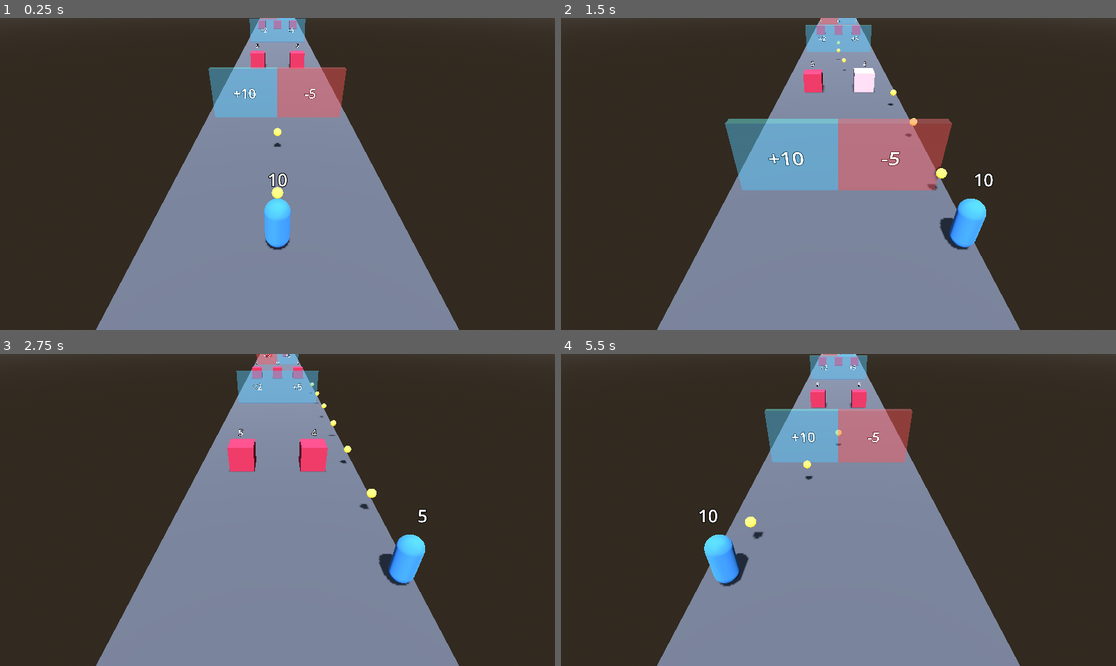
Above: before the commit, frames 1-4 (two rows, left to right).
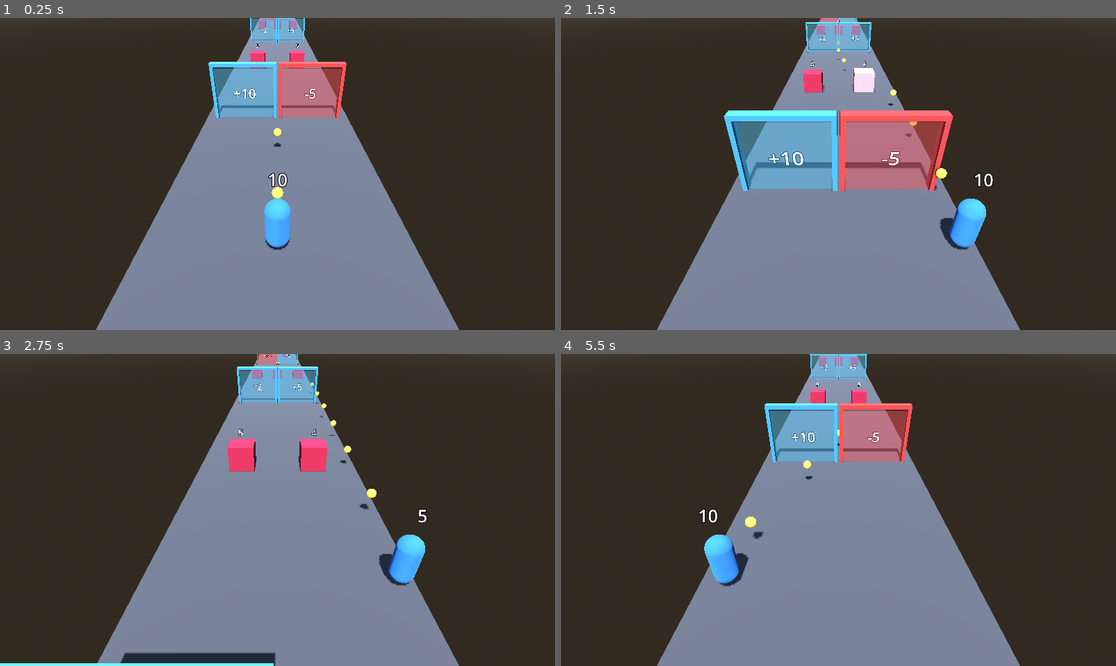
Above: after the commit, the same moments.

Repository: shuhei0916/music-shooter
Game: Godot game, scene res://scenes/main.tscn
The game is run twice, just before and just after one commit, with the same random seed, the same clock (stepped at 60 frames per second) and the same inputs.
Inputs (mouse positions are in pixels of both pictures, inside the frame that each line leads up to):
- Up to frame 1 (0.25 s): no input
- Up to frame 2 (1.5 s): tap Enter (ui_accept) at 0.5, 0.77 s; move the mouse to (960, 158) at 0.52 s; hold D (move_right) 0.53-1.25 s; hold Shift 0.53-1.25 s; click (960, 158) at 0.67 s; drag from (727, 189) to (810, 236) at 1.27 s
- Up to frame 3 (2.75 s): move the mouse to (333, 441) at 2.02 s; hold D (move_right) from 2.03 s (still down); tap Ctrl at 2.1 s
- Up to frame 4 (5.5 s): release D (move_right) at 2.75 s; drag from (810, 572) to (672, 463) at 2.77 s; move the mouse to (1005, 556) at 3.52 s; hold A (move_left) 3.53-4.25 s; tap Alt at 3.6 s; tap Enter (ui_accept) at 3.77, 5 s; drag from (672, 463) to (755, 432) at 4.27 s; move the mouse to (866, 510) at 5.02 s; hold A (move_left) from 5.03 s (still down); hold Shift from 5.03 s (still down); click (866, 510) at 5.17 s

The runs differ from the first frame. In frame 1, 1.4% of the frame differs, in the area x 37-63%, y 0-33%; in frame 2, 3.8%, in the area x 29-71%, y 0-56%; in frame 3, 1.8%; in frame 4, 1.7%.

Commit message:
feat: ゲートにゲートと同じ色の柱と横の棒を付け、左右のゲートの境目を見やすくする
Co-Authored-By: Claude Opus 5.5 <noreply@anthropic.com>

Diff:
--- a/scenes/gate.tscn
+++ b/scenes/gate.tscn
@@ -11,7 +11,18 @@
 
 [sub_resource type="BoxMesh" id="BoxMesh_gate"]
 material = SubResource("StandardMaterial3D_gate")
-size = Vector3(4, 3, 0.4)
+size = Vector3(3.6, 3, 0.2)
+
+[sub_resource type="StandardMaterial3D" id="StandardMaterial3D_frame"]
+albedo_color = Color(0.3, 0.7, 1, 1)
+
+[sub_resource type="BoxMesh" id="BoxMesh_post"]
+material = SubResource("StandardMaterial3D_frame")
+size = Vector3(0.2, 3.3, 0.5)
+
+[sub_resource type="BoxMesh" id="BoxMesh_beam"]
+material = SubResource("StandardMaterial3D_frame")
+size = Vector3(3.9, 0.2, 0.5)
 
 [node name="Gate" type="Area3D"]
 script = ExtResource("1_gate")
@@ -24,6 +35,20 @@
 transform = Transform3D(1, 0, 0, 0, 1, 0, 0, 0, 1, 0, 1.5, 0)
 mesh = SubResource("BoxMesh_gate")
 
+[node name="Frame" type="Node3D" parent="."]
+
+[node name="PostLeft" type="MeshInstance3D" parent="Frame"]
+transform = Transform3D(1, 0, 0, 0, 1, 0, 0, 0, 1, -1.85, 1.65, 0)
+mesh = SubResource("BoxMesh_post")
+
+[node name="PostRight" type="MeshInstance3D" parent="Frame"]
+transform = Transform3D(1, 0, 0, 0, 1, 0, 0, 0, 1, 1.85, 1.65, 0)
+mesh = SubResource("BoxMesh_post")
+
+[node name="Beam" type="MeshInstance3D" parent="Frame"]
+transform = Transform3D(1, 0, 0, 0, 1, 0, 0, 0, 1, 0, 3.2, 0)
+mesh = SubResource("BoxMesh_beam")
+
 [node name="Label" type="Label3D" parent="."]
 transform = Transform3D(1, 0, 0, 0, 1, 0, 0, 0, 1, 0, 1.6, 0.25)
 text = "+1"
--- a/scripts/gate_area.gd
+++ b/scripts/gate_area.gd
@@ -13,9 +13,14 @@
 func _ready() -> void:
 	_gate = Gate.new(op, amount)
 	$Label.text = _gate.label()
+	var color := harmful_color if _gate.is_harmful() else good_color
 	var material: StandardMaterial3D = $Panel.mesh.material.duplicate()
-	material.albedo_color = harmful_color if _gate.is_harmful() else good_color
+	material.albedo_color = color
 	$Panel.material_override = material
+	var frame_material := StandardMaterial3D.new()
+	frame_material.albedo_color = Color(color, 1.0)
+	for part: MeshInstance3D in $Frame.get_children():
+		part.material_override = frame_material
 	area_entered.connect(_on_area_entered)
 
 
Not shown, changed: todo.md
